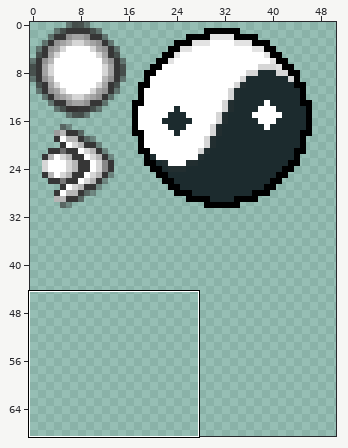
Sprite sheet: assets/extra-danmaku.png. The first picture is a wide view before the edit; the outline marks the close-up.
Close-up. Before the commit:
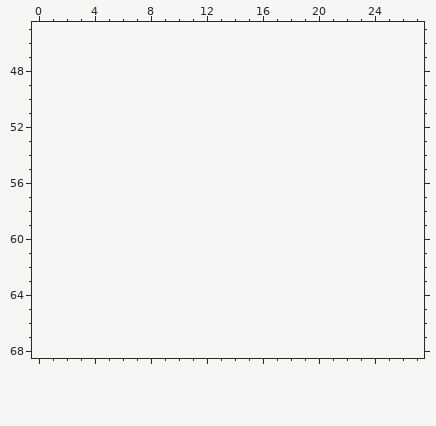
The file is 48x32 pixels. Colours within 5 levels of each other are drawn and written as one. Shown: x 0..27, y 45..68. The old version is drawn lined up with the new one, on the new canvas. The wide view leaves out empty margins.
The result:
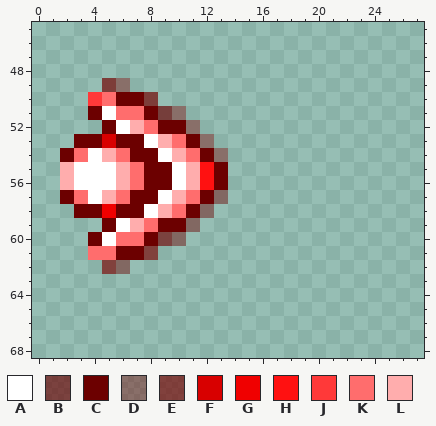
Palette (. is transparent): A #ffffff  B #6c0000a6  C #6c0000  D #7600006a  E #760000a8  F #d80000  G #f00000  H #ff1111  J #ff3939  K #ff6d6d  L #ffadad
Diff:
canvas 48x32 -> 128x128
@@ x 0..15 @@
 48 ................
-49 ................
-50 ................
-51 ................
-52 ................
-53 ................
-54 ................
-55 ................
-56 ................
-57 ................
-58 ................
-59 ................
-60 ................
-61 ................
-62 ................
+49 .....ED.........
+50 ....JKCCE.......
+51 ....CAKKCBD.....
+52 .....CALKCCD....
+53 ...CCFCCALKCD...
+54 ..CKALKCCALKCD..
+55 ..LAAALKCCALHC..
+56 ..LAAALKCCALHC..
+57 ..CKALKCCALKCD..
+58 ...CCGCCALKCD...
+59 .....CALKCCD....
+60 ....CAKKCBD.....
+61 ....KKCCE.......
+62 .....ED.........
 63 ................
Where, in picture pixels (left, top, right, bottom), the same in both close-ups:
added: (60, 78, 228, 274)
